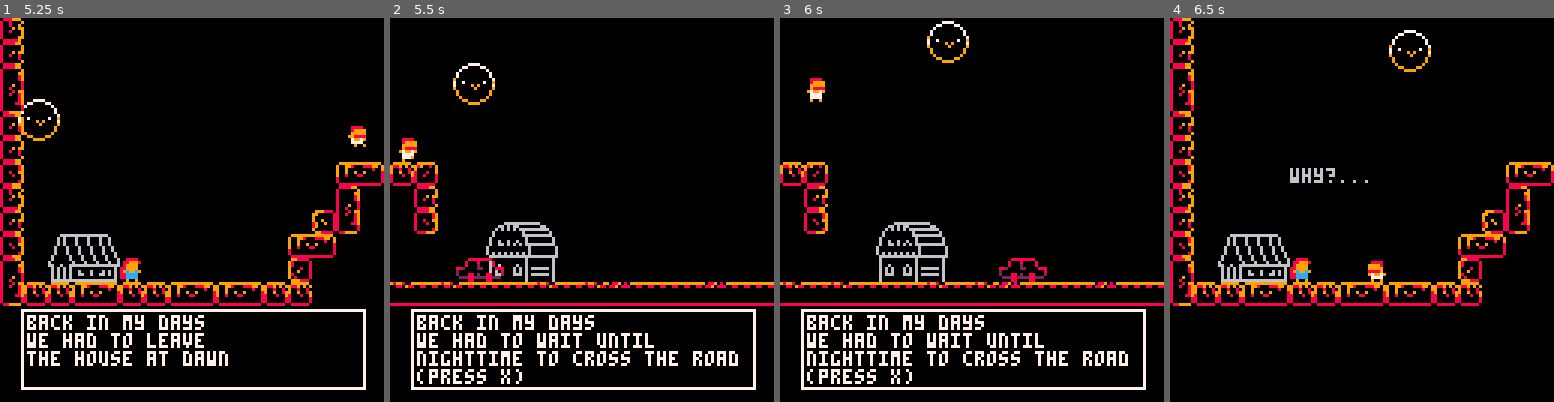
Above: before the commit, frames 1-4 (left to right).
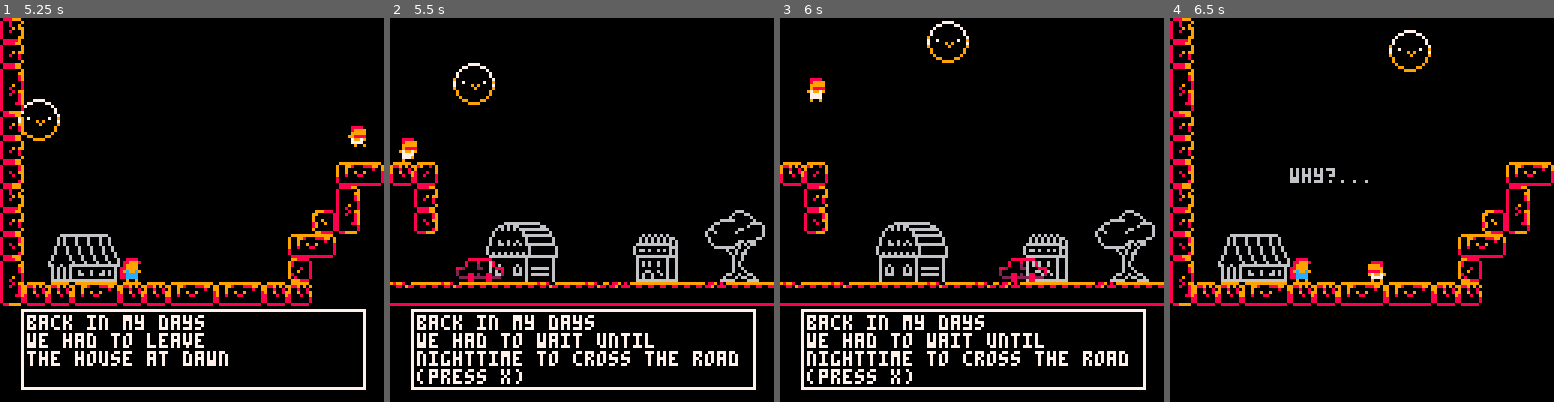
Above: after the commit, the same moments.

Repository: NataliaPrzemylska/milk1-way
Game: PICO-8 cartridge milkjourney.p8
Same seed, same stepped clock (60 frames per second), same inputs: the game is played once before the commit and once after it.
Inputs:
- Up to frame 1 (5.25 s): tap X (X key) at 0.33, 0.7, 1.43, 2.58, 3.1, 3.62, 4.13, 4.65, 5.17 s; tap O (Z key) at 1.07, 1.8, 2.43, 3.07, 3.7, 4.33, 4.97 s; hold Right 2.33-3.33 s; hold Right 3.38-4.22 s; hold Up 4.27-4.67 s; hold Right from 4.72 s (still down)
- Up to frame 2 (5.5 s): keep holding Right
- Up to frame 3 (6 s): tap O (Z key) at 5.6 s; tap X (X key) at 5.68 s; release Right at 5.72 s; hold Down from 5.77 s (still down)
- Up to frame 4 (6.5 s): release Down at 6.1 s; hold Left from 6.15 s (still down); tap X (X key) at 6.2 s; tap O (Z key) at 6.23 s

Frame 1 is identical in both runs. In frame 2, 1.3% of the frame differs, in the area x 63-98%, y 50-69%; in frame 3, 1.2%; in frame 4, nothing differs.

Commit message:
Update milkjourney.p8

Diff:
--- a/milkjourney.p8
+++ b/milkjourney.p8
@@ -140,10 +140,10 @@
 6200000000000000000000000000000000000000000000000000000000000000000000000000000000006e0000007100735200000000000000000000000000700063000000000000000000000000720096000000000000000000850070000000730000000000400000000000000000009600000000000000a100000000000064
 6200000000000000000000000000000000000000000000000000000000000000004d4d00000000000000000000006400006200000000000000000000000000700073000000000000000000000000700040000000000000000000000000640000600000000000000000b0a1000000505160000000000000006300005e5e000074
 6100000000000000000000000000535452510000000000000000000000000000000000000000000000000000000074000062630000000000070000000000006400610000000000000000000000007200ff000000000000000046474800740000610000000000000000505200000000007300004500000000730000000000002b
-6000000000000000000000000000630000620000000000000000000000000000004647480000005d5d5d0000000071000000735000000041514200000000007400610000000000000000000000006400ff6e6e000000000000000000007200006200000000000000000000000000000063000000000045006300005d5d000071
-6200000000000000000000000071730000610000c8c9ca000000000000000000000000000000000000000000000064000000006300004052005241000000007200610000000000000000000000007400ff000000000000000000000000004344600000a1a1a1006d6d6d000029000000739400006e0000007300000000000064
-6100dbdcdd000000000000005354000000000000d8d9da0000000000000000000000000000000000000000005052740000000073004250000000504000000064007d0000000000000000000000007100ff00006d6d6d0000004e4e4e00000000000000516d6d00000000005354000000434400002c0000000000000000464874
-6300ebeced120000000000007000000000000000e8e9ea0000000000000000000000000000000000000000006400000000000060405200000000005241000074007d000000b0b0b00000280000007200ff00000000000000000000000000000050515200000000000000000000000000002900002b0000000000000000000000
+6000000000000000000000000000630000620000000000000000000000000000004647480000005d5d5d00000000710000007350c6c70041514200000000007400610000000000000000000000006400ff6e6e000000000000000000007200006200000000000000000000000000000063000000000045006300005d5d000071
+6200000000000000000000000071730000610000c8c9ca000000000000c5c6c70000c0c1c2c3c400000000000000640000000063d6d74052005241c8c9ca00720061c8c9ca000000000000c5c6c77400ff000000000000000000000000004344600000a1a1a1006d6d6d000029000000739400006e0000007300000000000064
+6100dbdcdd000000000000005354000000000000d8d9da000000dedf00d5d6d70000d0d1d2d3d40000dedf005052740000000073e642500000005040d9da0064007dd8d9da000000000000d5d6d77100ff00006d6d6d0000004e4e4e00000000000000516d6d00000000005354000000434400002c0000000000000000464874
+6300ebeced120000000000007000000000000000e8e9ea000000eeef00e5e6e70000e0e1e2e3e40000eeef006400000000000060405200000000005241ea0074007de8e9eab0b0b0000028e5e6e77200ff00000000000000000000000000000050515200000000000000000000000000002900002b0000000000000000000000
 7352525354525253545354525200000057555755555557555756555555565555525053545052505354525354740000000000005250000000000000005153545050535450505053545050505354535400222222222222222222222222222253540000002222222222222222222222222253545052535450505150535450515251
 0000000000000000000000000000000062414171414140717140535440714252000000000000000000000000000000000000000000000000000000000000000000000000000000000000000000000000292928282828292c2b2b2b2b2b2b00000000002929292929292929292929292a00000000000000000000000000000000
 0000000000000000000000000000000051000000000000000000000000000071000000000000000000000000000000000000000000000000000000000000000000000000000000000000000000000000000000000000000000000000000000000000000000000000000000000000000000000000000000000000000000000000
@@ -154,12 +154,12 @@
 6127650000000000000000000000000063000000000000000000000000000096000000000000000000000000000000000000000000000000000000000000000000000000000000000000000000000000000000000000000000000000000000000000000000000000000000000000000000000000000000000000000000000000
 5354500000000000000000000000000073000000000000000000000008000072000000000000000000000000000000000000000000000000000000000000000000000000000000000000000000000000000000000000000000000000000000000000000000000000000000000000000000000000000000000000000000000000
 0062000000000000000000000000535463000000000085000010000045000071000000000000000000000000000000000000000000000000000000000000000000000000000000000000000000000000000000000000000000000000000000000000000000000000000000000000000000000000000000000000000000000000
-0062000000000000000000000050516473002900000045464748000000000052000000000000000000000000000000000000000000000000000000000000000000000000000000000000000000000000000000000000000000000000000000000000000000000000000000000000000000000000000000000000000000000000
-0062000000000000000000006400007452464748450000000000000000000072000000000000000000000000000000000000000000000000000000000000000000000000000000000000000000000000000000000000000000000000000000000000000000000000000000000000000000000000000000000000000000000000
-0062000000000000000000007400007152000000000000000000000000000064000000000000000000000000000000000000000000000000000000000000000000000000000000000000000000000000000000000000000000000000000000000000000000000000000000000000000000000000000000000000000000000000
+0063000000000000000000000050516473002900000045464748000000000052000000000000000000000000000000000000000000000000000000000000000000000000000000000000000000000000000000000000000000000000000000000000000000000000000000000000000000000000000000000000000000000000
+0073000000000000000000006400007452464748450000000000000000000072000000000000000000000000000000000000000000000000000000000000000000000000000000000000000000000000000000000000000000000000000000000000000000000000000000000000000000000000000000000000000000000000
+0061000000000000000000007400007152000000000000000000000000000064000000000000000000000000000000000000000000000000000000000000000000000000000000000000000000000000000000000000000000000000000000000000000000000000000000000000000000000000000000000000000000000000
 006200004648000053540000710000705000dedf0000c8c9ca00c5c6c7002b74000000000000000000000000000000000000000000000000000000000000000000000000000000000000000000000000000000000000000000000000000000000000000000000000000000000000000000000000000000000000000000000000
 434400000000000000000053540000646000eeef0000d8d9da00d5d6d7005c70000000000000000000000000000000000000000000000000000000000000000000000000000000000000000000000000000000000000000000000000000000000000000000000000000000000000000000000000000000000000000000000000
-5d9694002b2b2b2b2b2b2b7100000074705c6c5c0000e8e9ea00e5e6e76c5c62000000000000000000000000000000000000000000000000000000000000000000000000000000000000000000000000000000000000000000000000000000000000000000000000000000000000000000000000000000000000000000000000
+5e9694002b2b2b2b2b2b2b7100000074705c6c5c0000e8e9ea00e5e6e76c5c62000000000000000000000000000000000000000000000000000000000000000000000000000000000000000000000000000000000000000000000000000000000000000000000000000000000000000000000000000000000000000000000000
 51535452555657555557555200000051726c5c6c5c6c5c6c5c6c5c6c5c6c5c72000000000000000000000000000000000000000000000000000000000000000000000000000000000000000000000000000000000000000000000000000000000000000000000000000000000000000000000000000000000000000000000000
 
 
